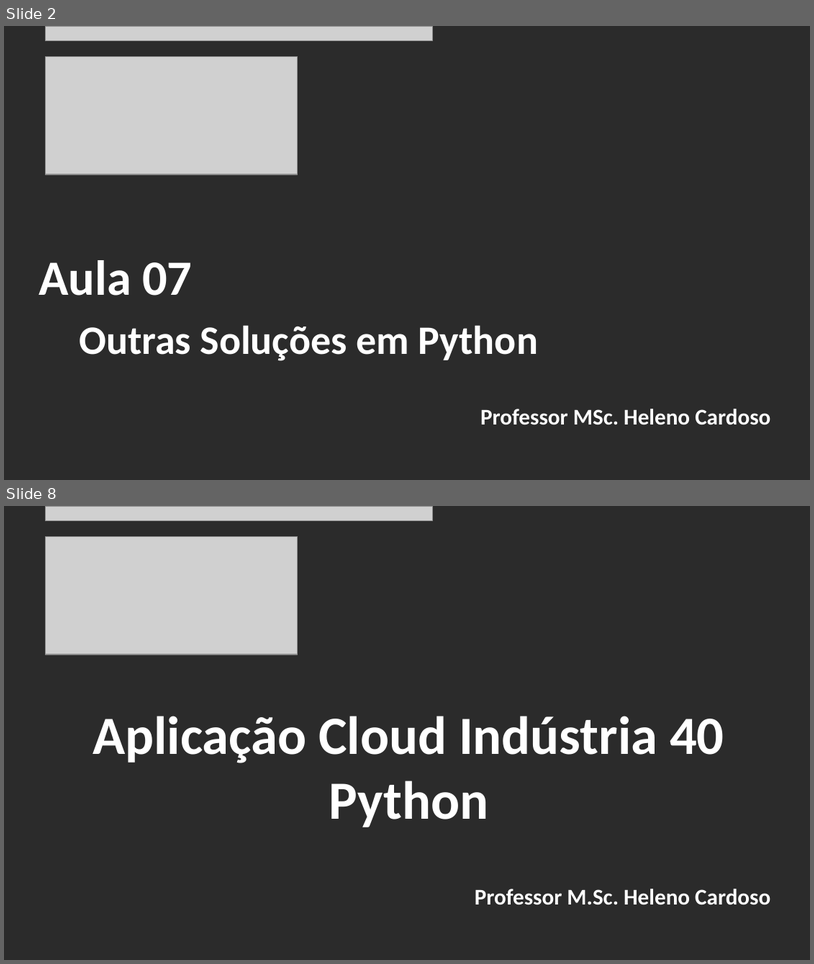
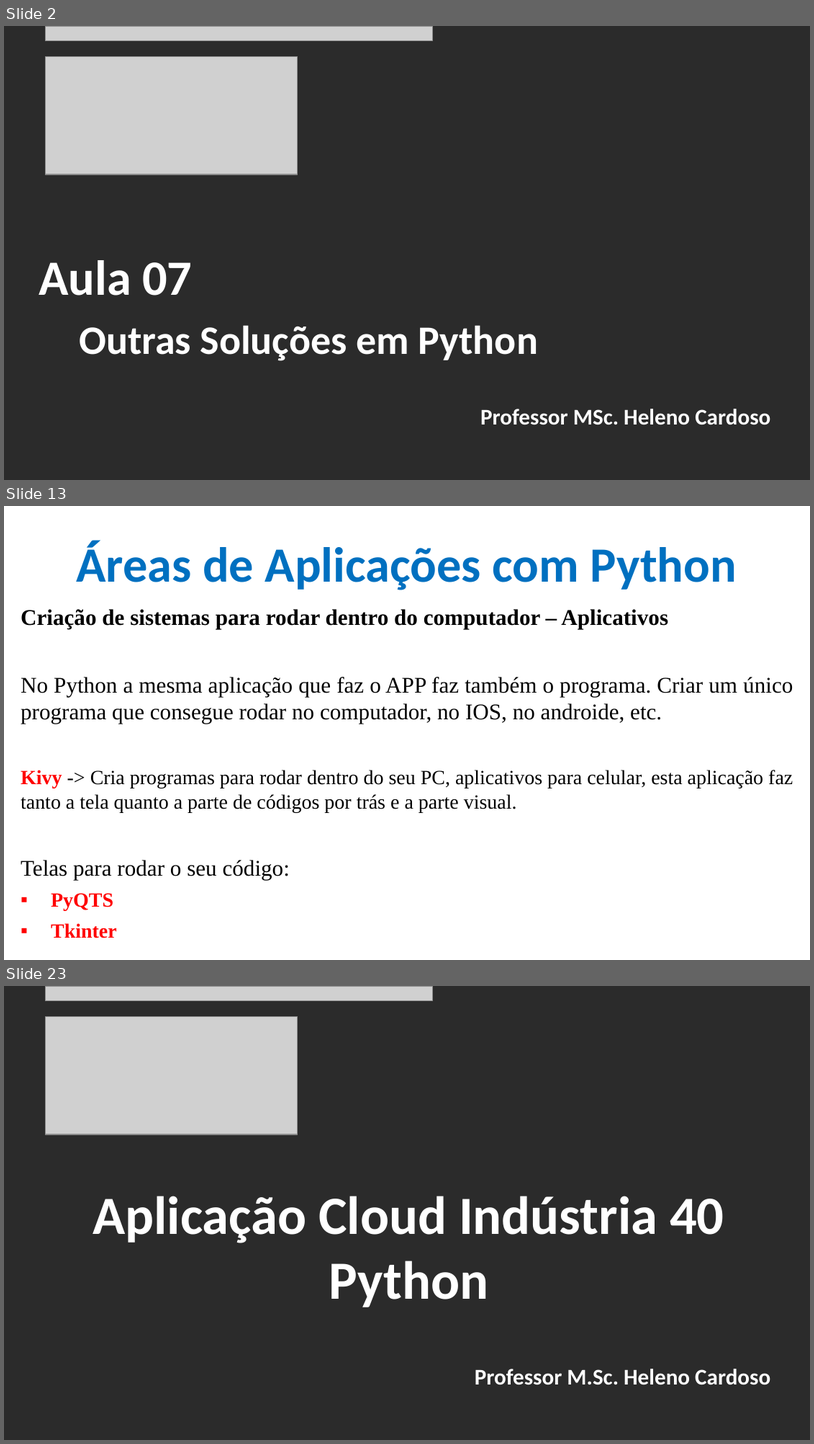
Before and after one commit to CloudEducationBrazil/WydenArea1AplicacaoCloudIndustria40Python, a slide deck: 01 Classes/Aula 07 - Aplicação Cloud Indústria 40 Python IoT Plataforma Outras Soluções.pptx. Shown one above the other, each under a label of ours: slides 2 and 8 before the commit, slides 2, 13 and 23 after it; the slides between them are not shown. The pictures are 814x964 and 814x1444 pixels, drawn with LibreOffice and Linux fonts; fonts in the diff are those of the drawing; grey boxes stand for pictures; background and template pictures are left out; a plain dark background stands for a picture behind light text. Boxes give left, top, right and bottom in pixels: in the first picture for what was removed or moved away, otherwise in the second. Text is boxed around its words. In the diff, an @@ line names an element or a change of style, - is before the commit and + after.

Commit message:
Aula 07 Python IoT 16042023

```diff
--- a/01 Classes/Aula 07 - Aplicação Cloud Indústria 40 Python IoT Plataforma Outras Soluções.pptx
+++ b/01 Classes/Aula 07 - Aplicação Cloud Indústria 40 Python IoT Plataforma Outras Soluções.pptx
@@ slide 13 added at box(4, 506, 810, 960), background picture (left out) @@
@@ title added at box(76, 541, 737, 590), 44 pt, text #0070C0, bold @@
+Áreas de Aplicações com Python
@@ text added at box(21, 609, 793, 938), 20 pt, text #000000 @@
+Criação de sistemas para rodar dentro do computador – Aplicativos
+No Python a mesma aplicação que faz o APP faz também o programa. Criar um único programa que consegue rodar no computador, no IOS, no androide, etc.
+Kivy -> Cria programas para rodar dentro do seu PC, aplicativos para celular, esta aplicação faz tanto a tela quanto a parte de códigos por trás e a parte visual.
+Telas para rodar o seu código:
+▪ PyQTS
+▪ Tkinter
@@ what was slide 8 is now slide 23 @@
```
Also in this commit, not shown: 4 slides changed, 15 other slides added, 1 slide removed, 2 other files.
